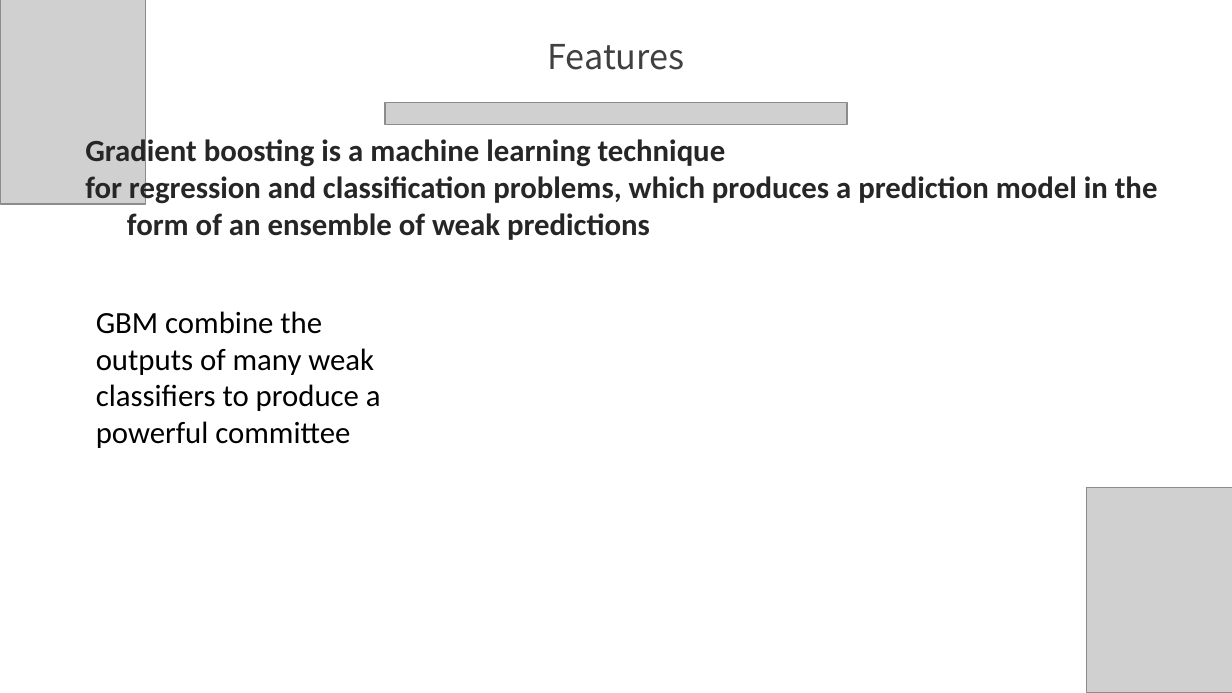
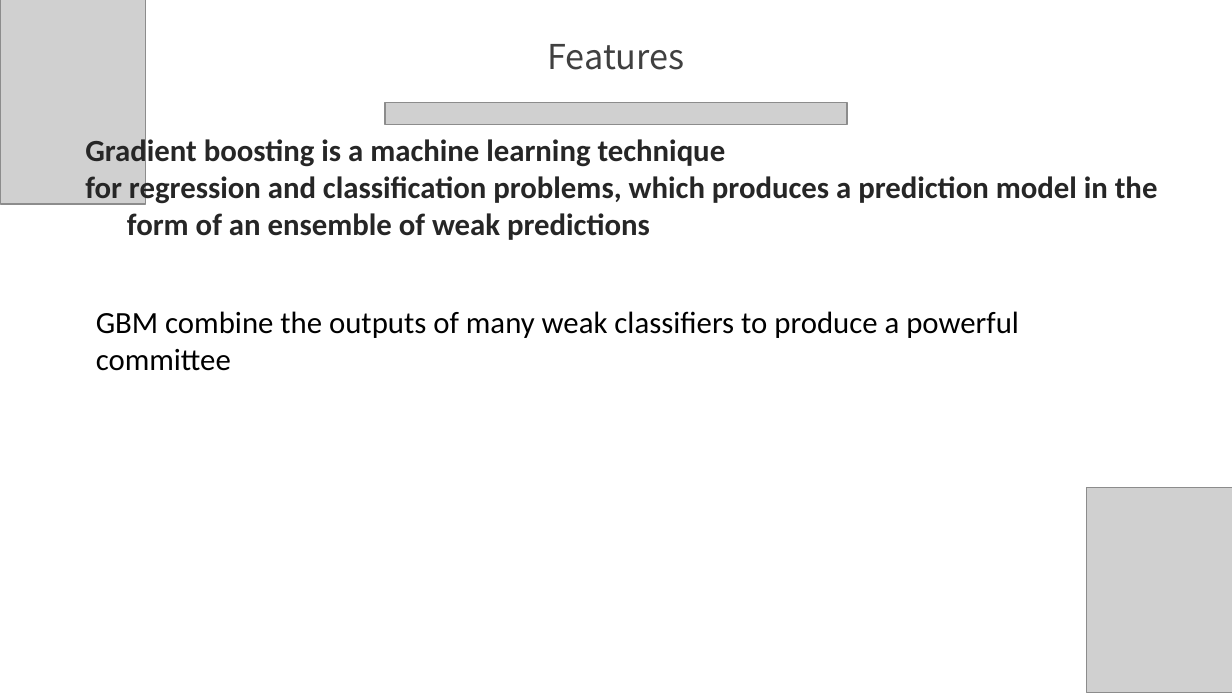
Before and after one commit to TZstatsADS/Spring2019-Proj3-grp10, a slide deck: slide 4 of doc/ADS PROJECT 3 GROUP TEN.pptx. Drawn at 1232x693 pixels with LibreOffice and Linux fonts; fonts in the diff are those of the drawing; grey boxes stand for pictures. Boxes give left, top, right and bottom in pixels: in the first picture for what was removed or moved away, otherwise in the second. Text is boxed around its words. In the diff, an @@ line names an element or a change of style, - is before the commit and + after.

```diff
--- a/doc/ADS PROJECT 3 GROUP TEN.pptx
+++ b/doc/ADS PROJECT 3 GROUP TEN.pptx
@@ text "GBM combine the outputs of ..." rewrapped from [96, 311, 381, 448] to [96, 311, 1019, 371] @@
```
